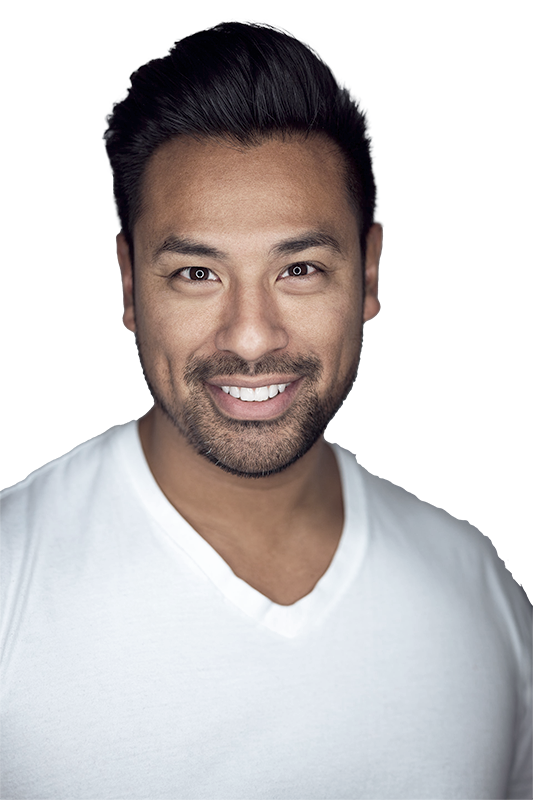
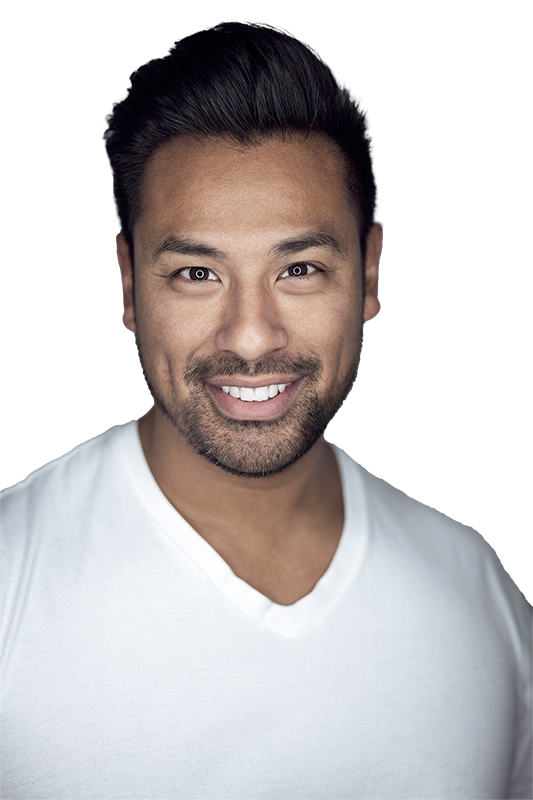
Two versions of the same layered image (533px x 800px). Layer-by-layer changes:
painted on "Lager 0" over [332, 442, 533, 607]
